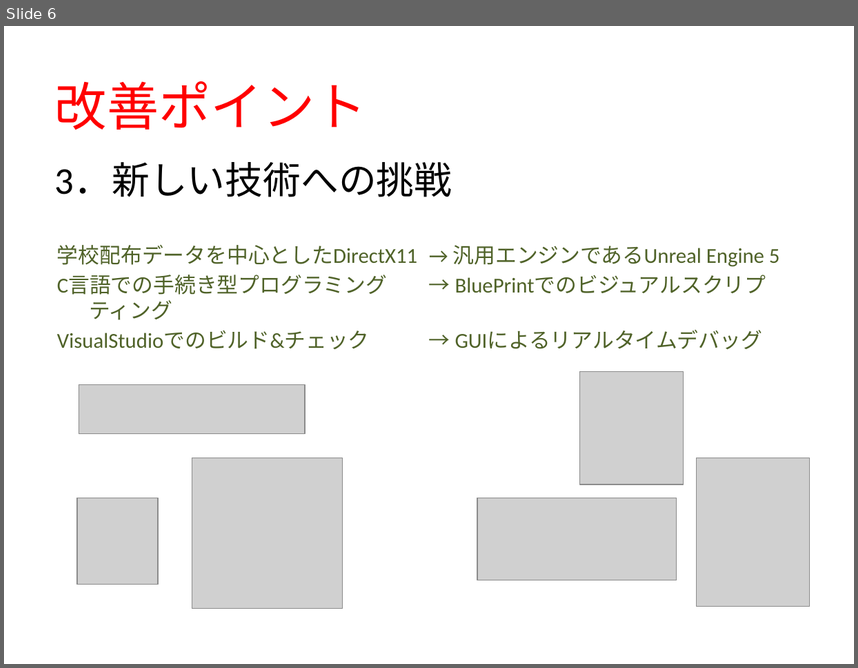
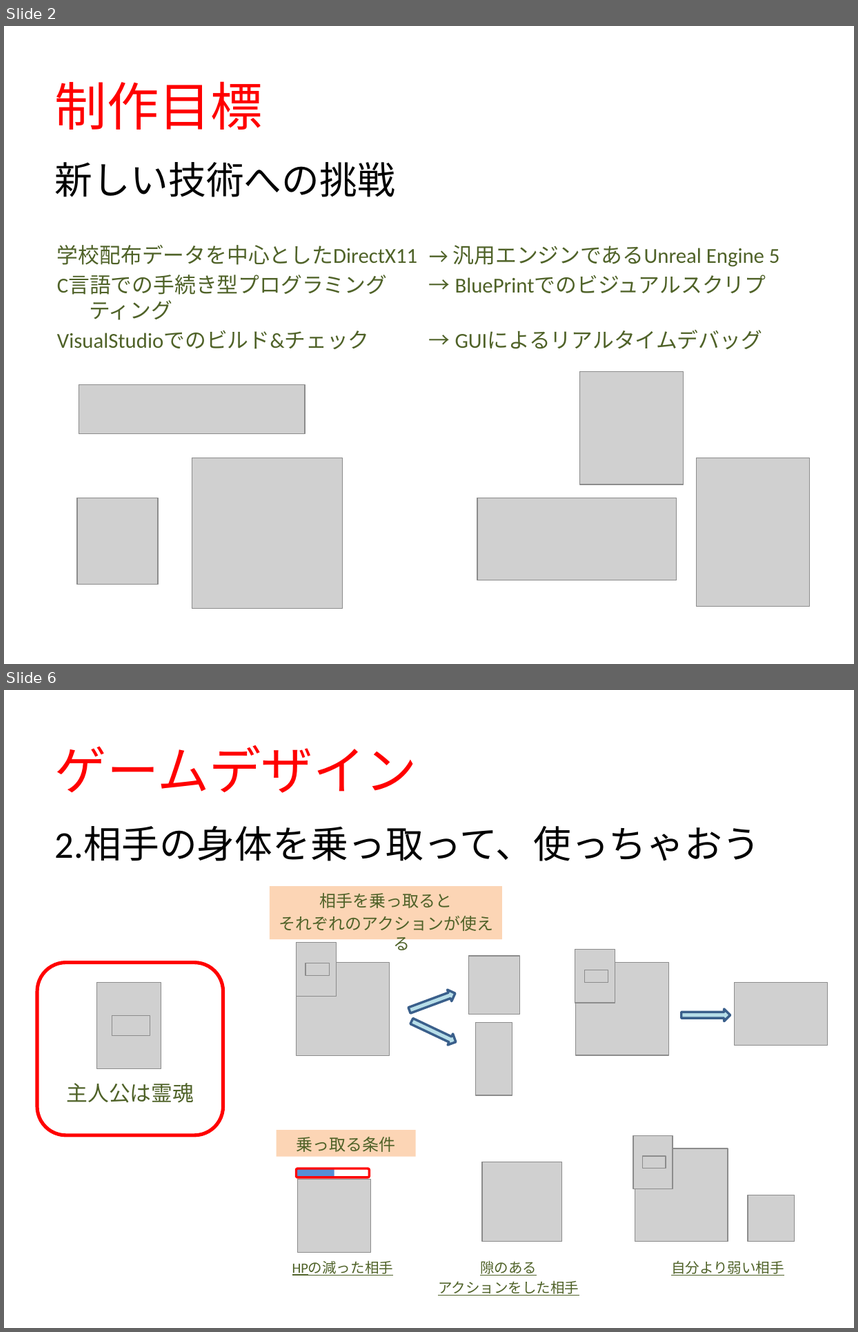
Before and after one commit to POCHOMKIN06/HF21, a slide deck: 企画書4.pptx. Shown one above the other, each under a label of ours: slide 6 before the commit, slides 2 and 6 after it; the slides between them are not shown. The pictures are 858x668 and 858x1332 pixels, drawn with LibreOffice and Linux fonts; fonts in the diff are those of the drawing; grey boxes stand for pictures; background and template pictures are left out. Boxes give left, top, right and bottom in pixels: in the first picture for what was removed or moved away, otherwise in the second. Text is boxed around its words. In the diff, an @@ line names an element or a change of style, - is before the commit and + after.

```diff
--- a/企画書4.pptx
+++ b/企画書4.pptx
@@ slide 6 added at box(4, 690, 854, 1328), background #FFFFFF @@
@@ title added at box(55, 745, 417, 793), 44 pt, text #FF0000 @@
+ゲームデザイン
@@ text added at box(55, 827, 760, 861), 32 pt, text #000000 @@
+2.相手の身体を乗っ取って、使っちゃおう
@@ rectangle added at box(269, 887, 501, 940), fill #FCD5B5, 14 pt, text #4F6228 @@
+相手を乗っ取ると
+それぞれのアクションが使える
@@ picture added at box(575, 949, 615, 1003) @@
@@ rounded rectangle added at box(37, 962, 223, 1134), outline #FF0000 3 pt @@
@@ picture added at box(576, 962, 668, 1055) @@
@@ picture added at box(584, 969, 608, 983) @@
@@ picture added at box(96, 983, 161, 1069) @@
@@ picture added at box(734, 983, 827, 1045) @@
@@ picture added at box(112, 1016, 150, 1035) @@
@@ group added at box(297, 943, 520, 1096): 5 pictures, 2 right arrows @@
@@ right arrow added at box(682, 1009, 730, 1021), fill #B7DEE8, outline #3A5F8C 2 pt @@
@@ text added at box(66, 1083, 194, 1103), 18 pt, text #4F6228 @@
+主人公は霊魂
@@ rectangle added at box(276, 1130, 415, 1156), fill #FCD5B5, 14 pt, text #4F6228 @@
+乗っ取る条件
@@ picture added at box(633, 1136, 672, 1189) @@
@@ picture added at box(483, 1162, 562, 1242) @@
@@ picture added at box(635, 1148, 727, 1241) @@
@@ picture added at box(642, 1156, 665, 1167) @@
@@ rounded rectangle added at box(297, 1169, 335, 1177), fill #558ED5 @@
@@ rounded rectangle added at box(297, 1169, 370, 1177), outline #FF0000 2 pt @@
@@ picture added at box(297, 1179, 370, 1252) @@
@@ picture added at box(748, 1195, 795, 1242) @@
@@ text added at box(292, 1261, 393, 1275), 12 pt, text #4F6228, underline @@
+HPの減った相手
@@ text added at box(438, 1260, 579, 1295), 12 pt, text #4F6228, underline @@
+隙のある
+アクションをした相手
@@ text added at box(671, 1260, 784, 1275), 12 pt, text #4F6228, underline @@
+自分より弱い相手
@@ what was slide 6 is now slide 2 @@
@@ slide 2 changed as well @@
@@ title at box(55, 81, 263, 129): text changed @@
-改善ポイント
+制作目標
@@ text at box(55, 162, 395, 197): text changed @@
-3．新しい技術への挑戦
+新しい技術への挑戦
```
Also in this commit, not shown: 4 other slides changed, 4 other slides added, 2 slides removed, 42 other files.
